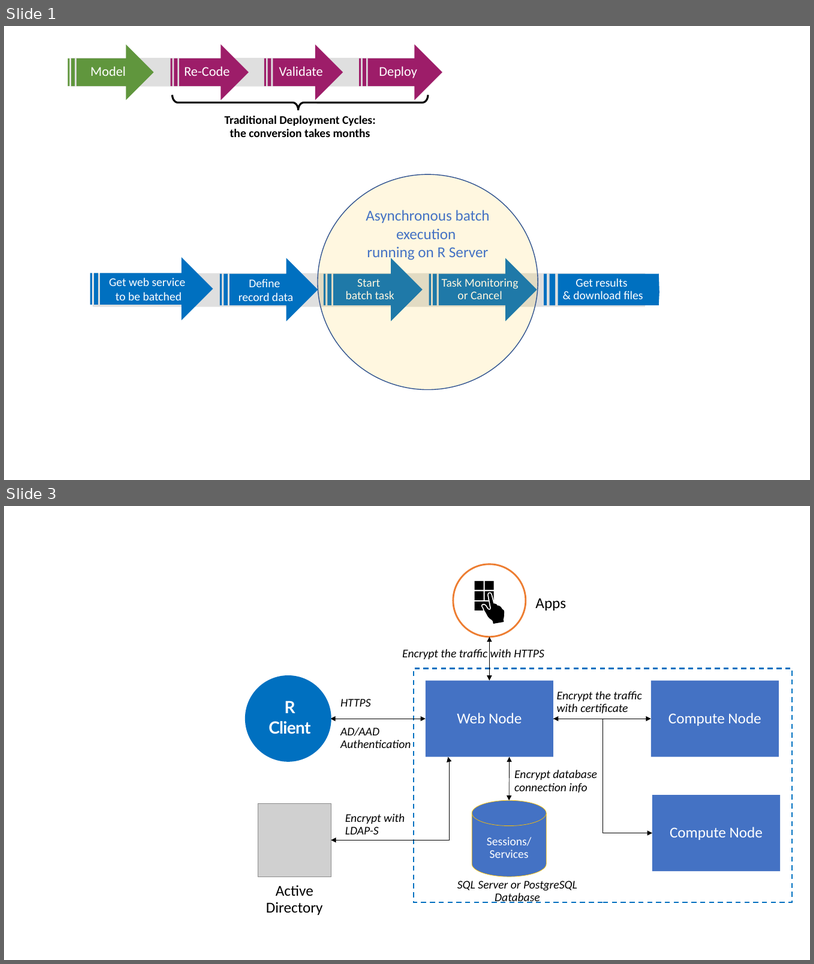
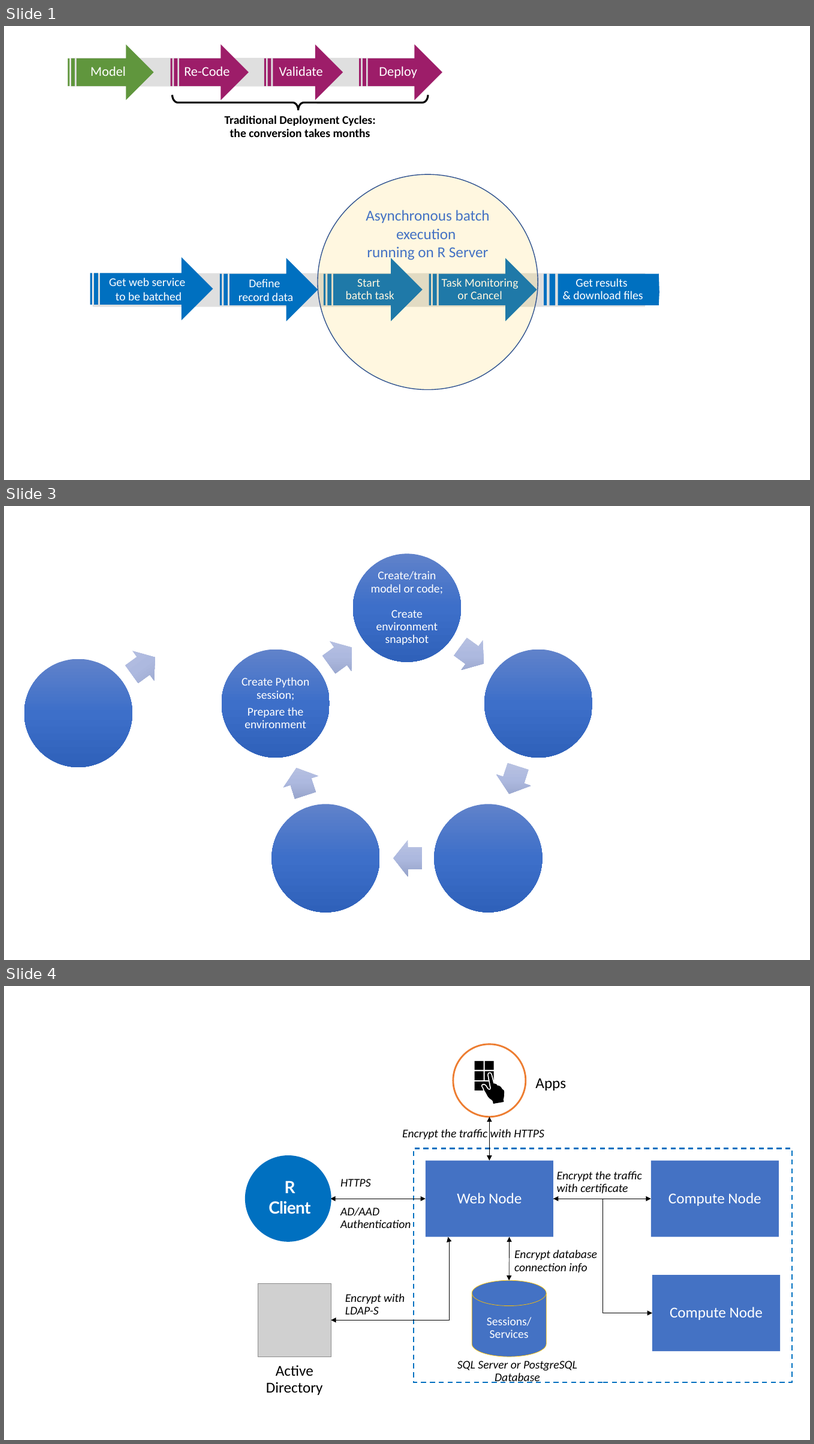
Before and after one commit to MicrosoftDocs/machine-learning-server-docs, a slide deck: microsoft-r/media/o16n/about-o16n.pptx. Shown one above the other, each under a label of ours: slides 1 and 3 before the commit, slides 1, 3 and 4 after it; the slides between them are not shown. The pictures are 814x964 and 814x1444 pixels, drawn with LibreOffice and Linux fonts; fonts in the diff are those of the drawing; grey boxes stand for pictures. Boxes give left, top, right and bottom in pixels: in the first picture for what was removed or moved away, otherwise in the second. Text is boxed around its words. In the diff, an @@ line names an element or a change of style, - is before the commit and + after.

Commit message:
python

```diff
--- a/microsoft-r/media/o16n/about-o16n.pptx
+++ b/microsoft-r/media/o16n/about-o16n.pptx
@@ slide 3 added at (4,506,810,960), background #FFFFFF @@
@@ right arrow added at (122,642,166,689), fill gradient #BBC5E3 to #AEBBE0 to #97A5CA @@
@@ group added at (222,554,593,912): 5 ellipses, 5 right arrows, 2 texts @@
+Create/train model or code;
+Create environment snapshot
+Create Python session;
+Prepare the environment
@@ ellipse added at (24,659,133,768), fill gradient #6183CB to #3E70CA to #3062BB @@
@@ what was slide 3 is now slide 4 @@
```
Also in this commit, not shown: 1 slide changed, 2 other files.
